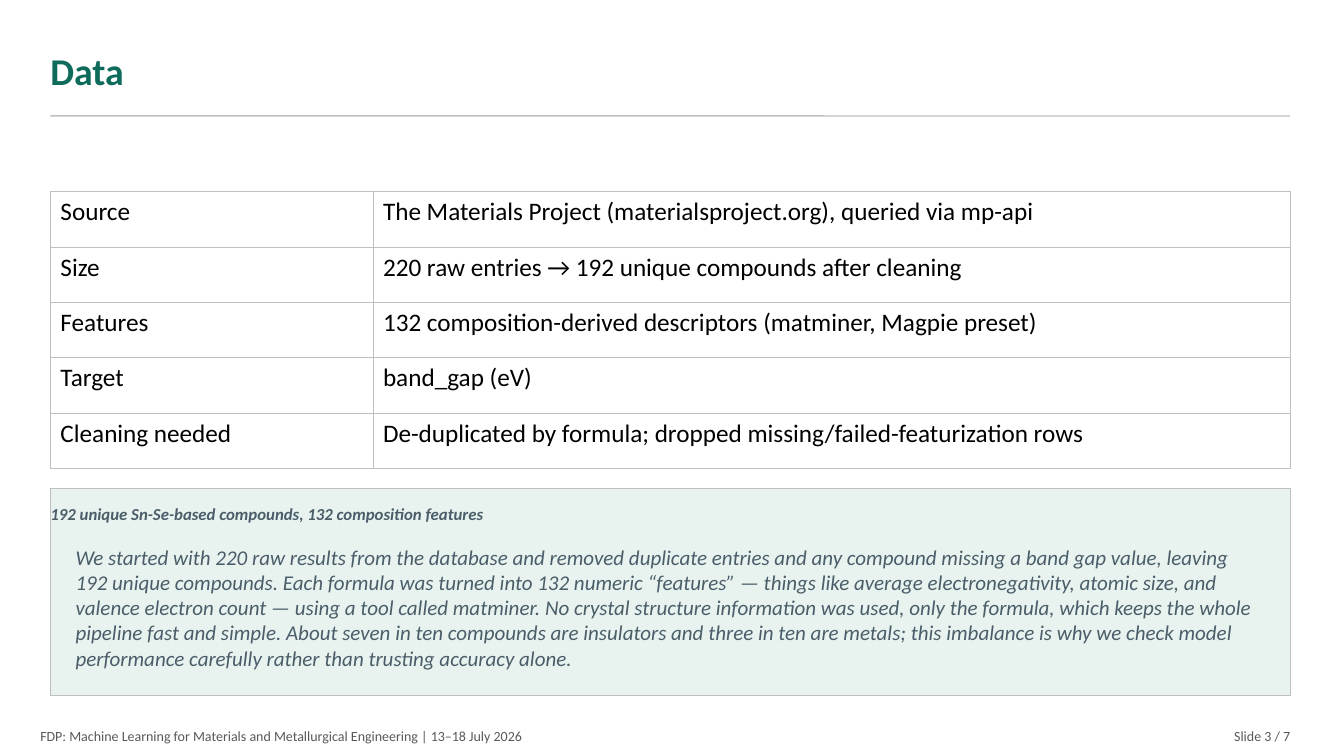
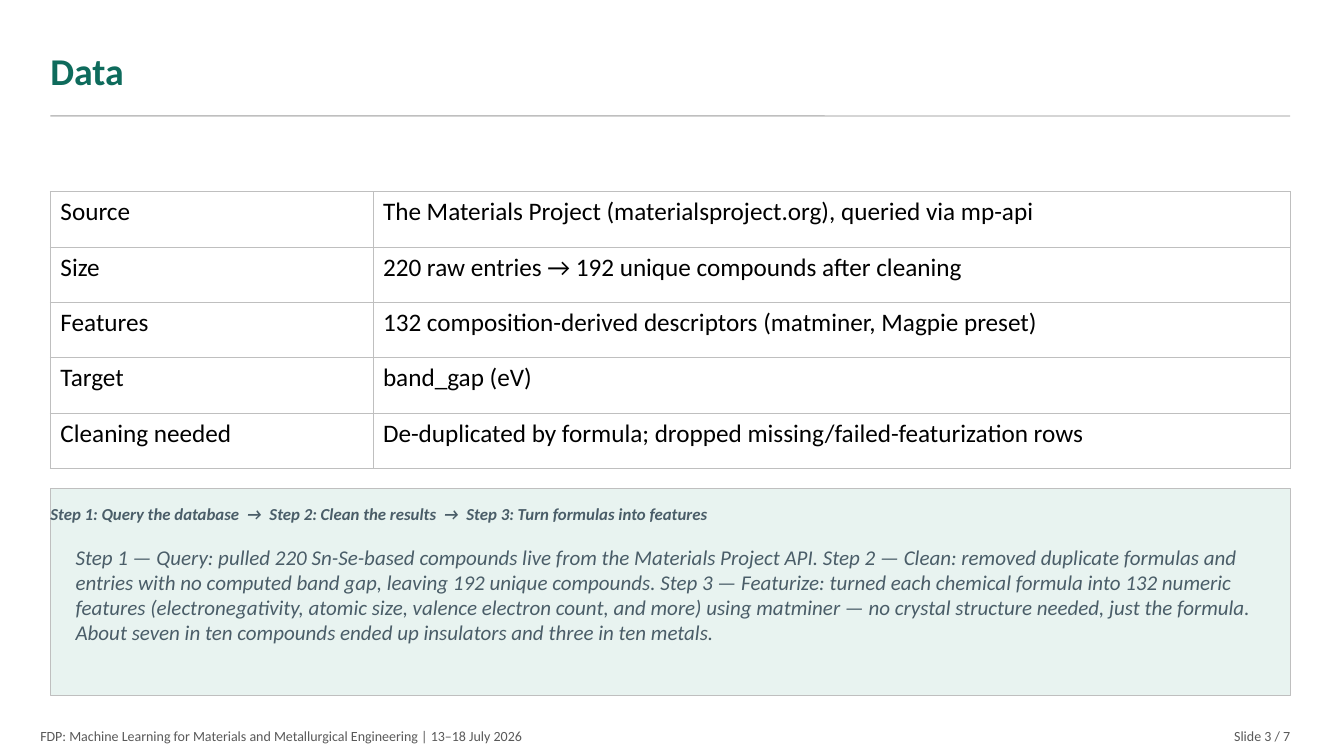
Before and after one commit to ShahiDDU/snse-bandgap-ml-capstone, a slide deck: slide 3 of SnSe_Capstone_Slides.pptx. Drawn at 1344x756 pixels with LibreOffice and Linux fonts; fonts in the diff are those of the drawing. Boxes give left, top, right and bottom in pixels: in the first picture for what was removed or moved away, otherwise in the second. Text is boxed around its words. In the diff, an @@ line names an element or a change of style, - is before the commit and + after.

Commit message:
Add step-by-step teaching explanations (Notice/Quick Check cells) to notebook and numbered walkthrough to slides

```diff
--- a/SnSe_Capstone_Slides.pptx
+++ b/SnSe_Capstone_Slides.pptx
@@ text at (50, 507, 708, 525): text changed @@
-192 unique Sn-Se-based compounds, 132 composition features
+Step 1: Query the database → Step 2: Clean the results → Step 3: Turn formulas into features
@@ text at (76, 550, 1249, 644): text changed @@
-We started with 220 raw results from the database and removed duplicate entries and any compound missing a band gap value, leaving 192 unique compounds. Each formula was turned into 132 numeric “features” — things like average electronegativity, atomic size, and valence electron count — using a tool called matminer. No crystal structure information was used, only the formula, which keeps the whole pipeline fast and simple. About seven in ten compounds are insulators and three in ten are metals; this imbalance is why we check model performance carefully rather than trusting accuracy alone.
+Step 1 — Query: pulled 220 Sn-Se-based compounds live from the Materials Project API. Step 2 — Clean: removed duplicate formulas and entries with no computed band gap, leaving 192 unique compounds. Step 3 — Featurize: turned each chemical formula into 132 numeric features (electronegativity, atomic size, valence electron count, and more) using matminer — no crystal structure needed, just the formula. About seven in ten compounds ended up insulators and three in ten metals.
```
Also in this commit, not shown: 1 other slide changed, 1 other file.
